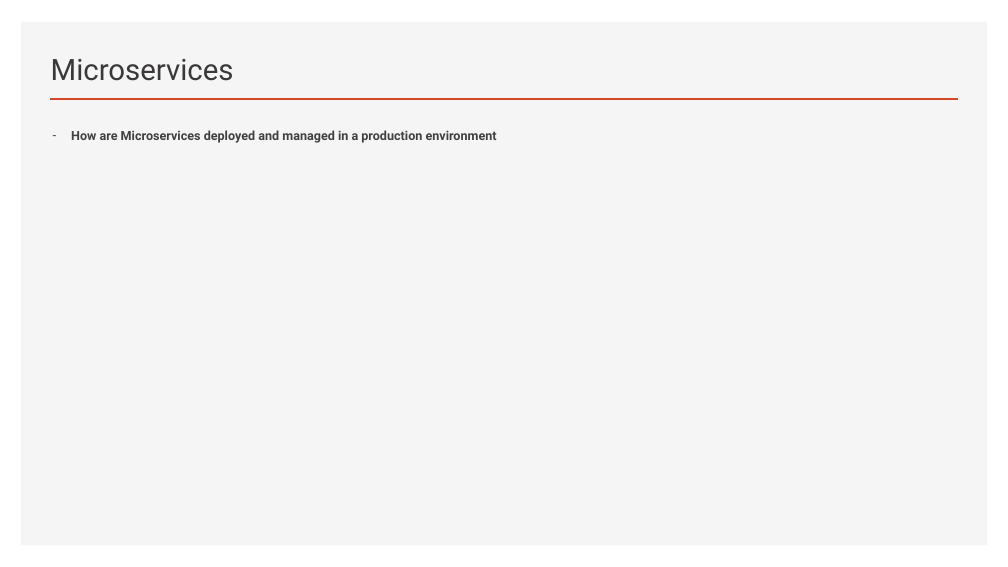
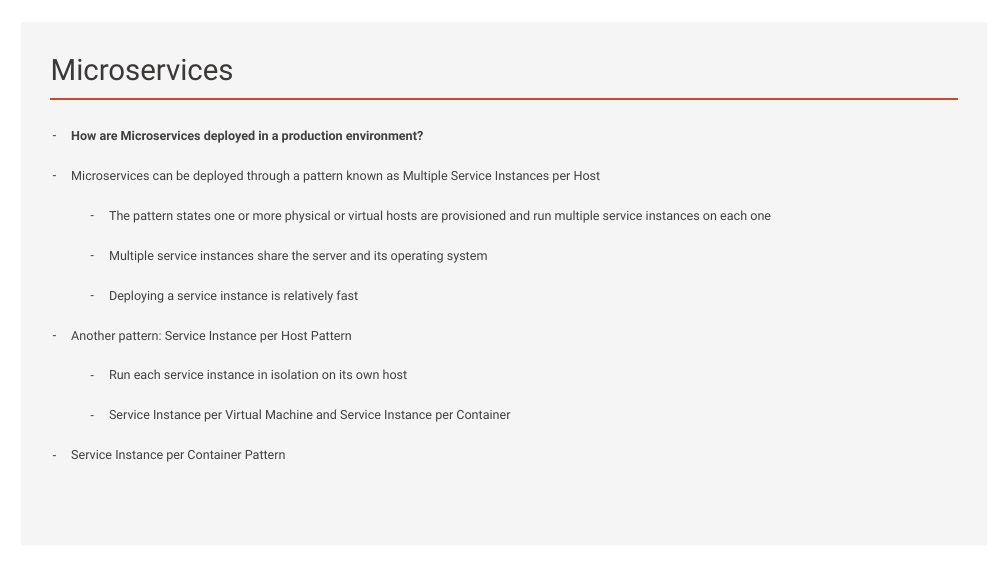
Before and after one commit to erniephillips/erniephillips.github.io, a slide deck: slide 6 of restful-api-presentations/phillips-presentation-week-8.pptx. Drawn at 1008x567 pixels with LibreOffice and Linux fonts; fonts in the diff are those of the drawing. Boxes give left, top, right and bottom in pixels: in the first picture for what was removed or moved away, otherwise in the second. Text is boxed around its words. In the diff, an @@ line names an element or a change of style, - is before the commit and + after.

```diff
--- a/restful-api-presentations/phillips-presentation-week-8.pptx
+++ b/restful-api-presentations/phillips-presentation-week-8.pptx
@@ text at [71,130,771,462]: text changed; bold off @@
-– How are Microservices deployed and managed in a production environment
+– How are Microservices deployed in a production environment?
+– Microservices can be deployed through a pattern known as Multiple Service Instances per Host
+  – The pattern states one or more physical or virtual hosts are provisioned and run multiple service instances on each one
+  – Multiple service instances share the server and its operating system
+  – Deploying a service instance is relatively fast
+– Another pattern: Service Instance per Host Pattern
+  – Run each service instance in isolation on its own host
+  – Service Instance per Virtual Machine and Service Instance per Container
+– Service Instance per Container Pattern
```
Also in this commit, not shown: 6 other slides changed, 2 slides added, 2 slides removed, 2 other files.
